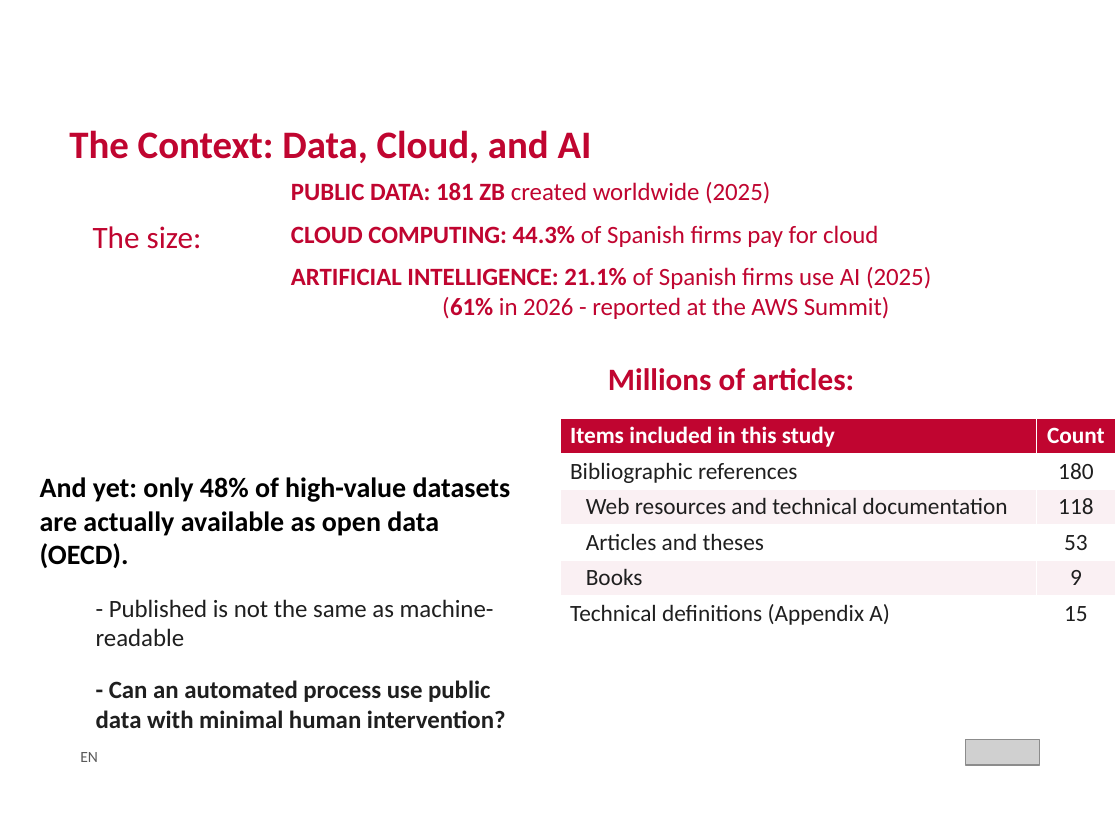
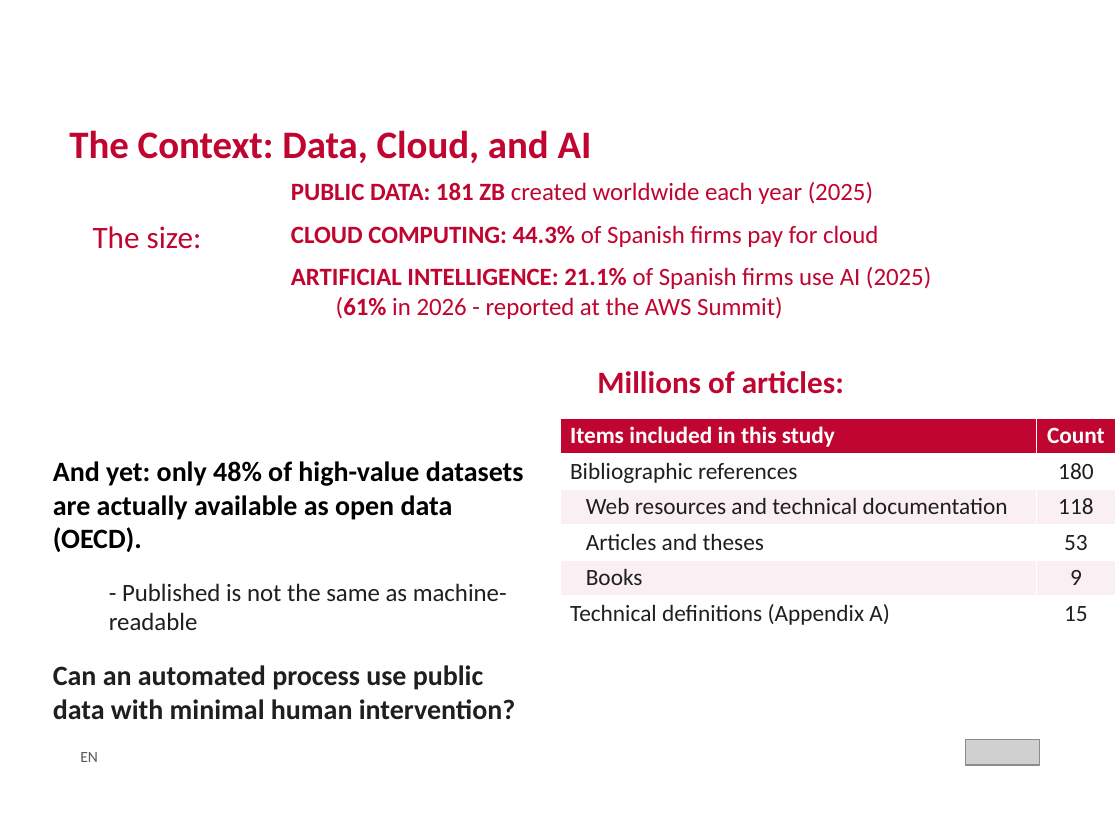
Before and after one commit to crismo04/TFM-cloud-soliutions-to-public-data, a slide deck: slide 3 of master's thesis/TFM_MII_Cloud_AI_PublicData_MolinaCristian_2026.pptx. Drawn at 1120x840 pixels with LibreOffice and Linux fonts; fonts in the diff are those of the drawing; grey boxes stand for pictures; background and template pictures are left out. Boxes give left, top, right and bottom in pixels: in the first picture for what was removed or moved away, otherwise in the second. Text is boxed around its words. In the diff, an @@ line names an element or a change of style, - is before the commit and + after.

Commit message:
presentacion

```diff
--- a/master's thesis/TFM_MII_Cloud_AI_PublicData_MolinaCristian_2026.pptx
+++ b/master's thesis/TFM_MII_Cloud_AI_PublicData_MolinaCristian_2026.pptx
@@ text at [291, 182, 873, 204]: text changed @@
-PUBLIC DATA: 181 ZB created worldwide (2025)
+PUBLIC DATA: 181 ZB created worldwide each year (2025)
@@ text "Millions of articles:": place and size @@
-text "Millions of articles:" at [608, 368, 854, 391]
+text "Millions of articles:" at [597, 371, 844, 394]
@@ text "And yet: only 48% of ...": place and size @@
-text "And yet: only 48% of ..." at [40, 477, 511, 728]
+text "And yet: only 48% of ..." at [53, 461, 524, 720]
@@ text at [53, 665, 515, 720]: text changed; size 16 to 18 pt @@
-  - Can an automated process use public data with minimal human intervention?
+Can an automated process use public data with minimal human intervention?
```
Also in this commit, not shown: 1 other file.
